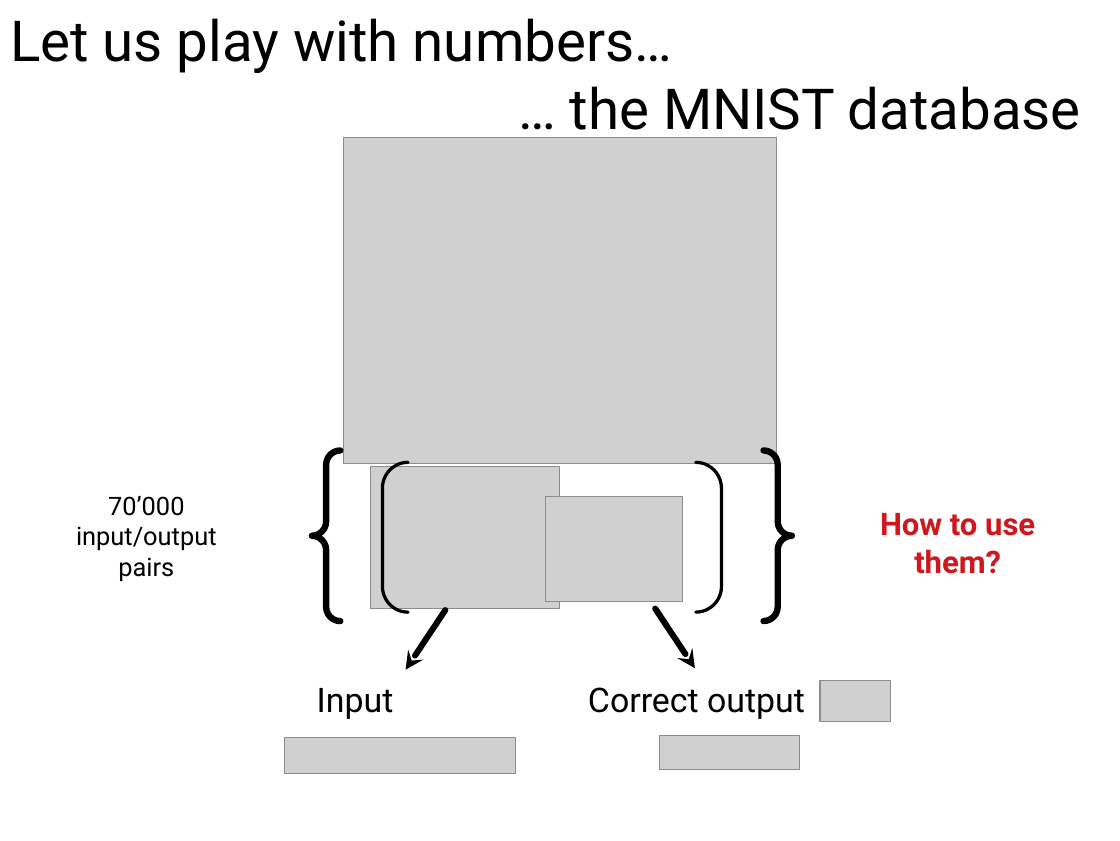
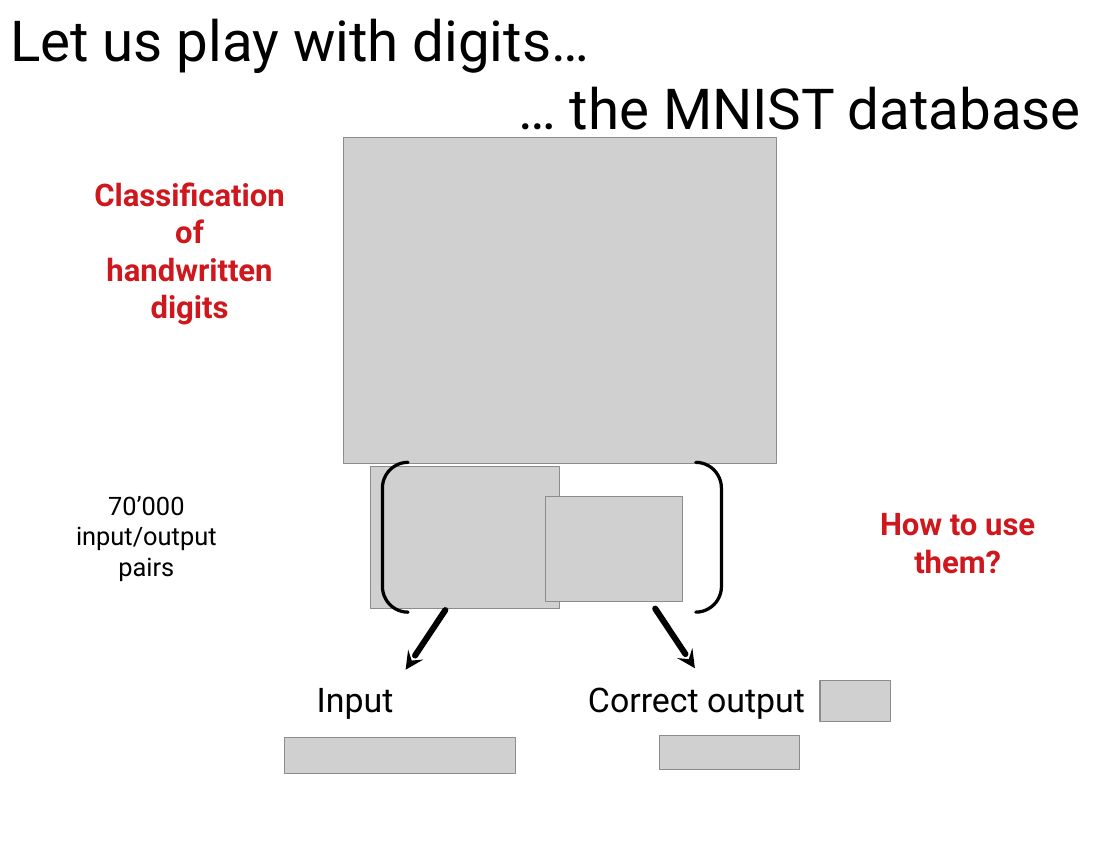
Before and after one commit to ansuini/Winter_School_QLS_2018, a slide deck: slide 4 of Lecture1/slides/Alberto_DeepLearning.odp (slide 3 before the commit). Drawn at 1120x841 pixels with LibreOffice and Linux fonts; fonts in the diff are those of the drawing; grey boxes stand for pictures; background and template pictures are left out. Boxes give left, top, right and bottom in pixels: in the first picture for what was removed or moved away, otherwise in the second. Text is boxed around its words. In the diff, an @@ line names an element or a change of style, - is before the commit and + after.

```diff
--- a/Lecture1/slides/Alberto_DeepLearning.odp
+++ b/Lecture1/slides/Alberto_DeepLearning.odp
@@ text at [10, 18, 589, 73]: text changed @@
-Let us play with numbers…
+Let us play with digits…
@@ text added at [94, 182, 284, 325], 22 pt, text #CE181E, bold @@
+Classification of
+handwritten
+digits
@@ brace pair removed at [312, 450, 792, 621] @@
```
Also in this commit, not shown: 6 other slides changed, 4 slides added, 3 slides removed, 4 other files.
